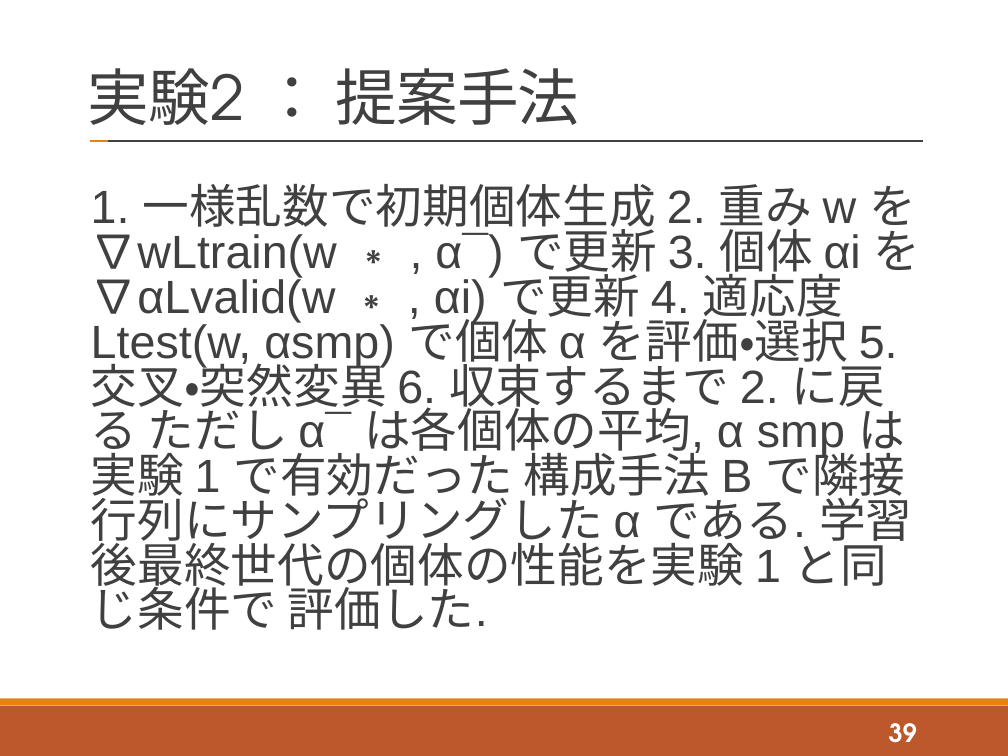
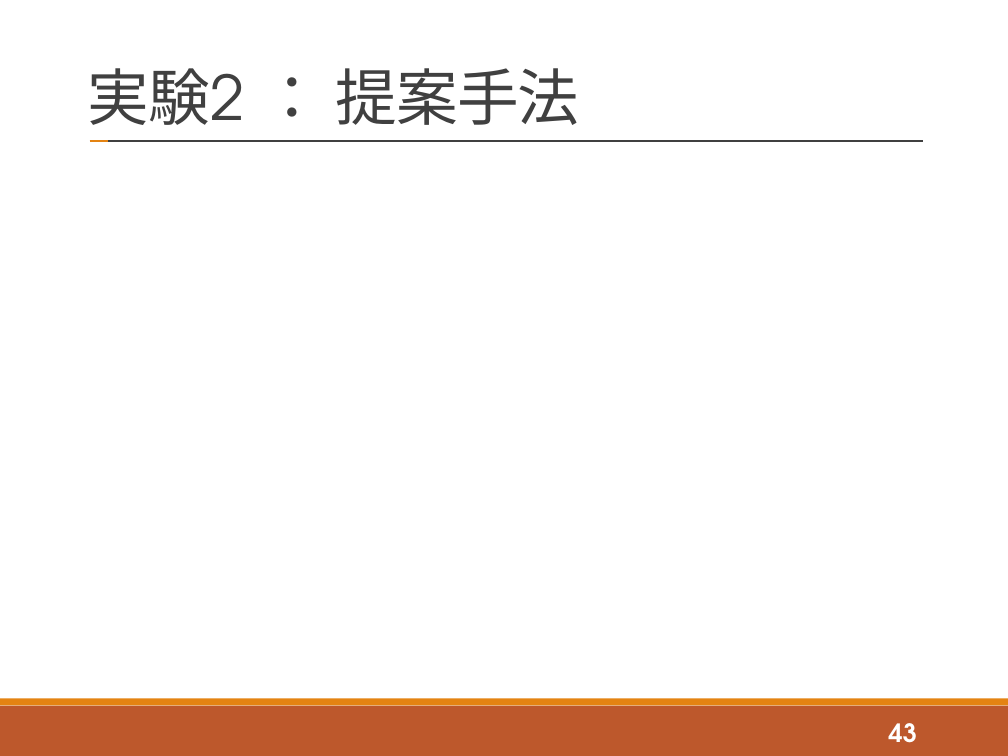
Before and after one commit to tatsuya-sugiyama/WeeklyReport, a slide deck: slide 43 of report/2020後期/2020_2nd_sugiyama.pptx (slide 39 before the commit). Drawn at 1008x756 pixels with LibreOffice and Linux fonts; fonts in the diff are those of the drawing; grey boxes stand for pictures. Boxes give left, top, right and bottom in pixels: in the first picture for what was removed or moved away, otherwise in the second. Text is boxed around its words. In the diff, an @@ line names an element or a change of style, - is before the commit and + after.

```diff
--- a/report/2020後期/2020_2nd_sugiyama.pptx
+++ b/report/2020後期/2020_2nd_sugiyama.pptx
@@ text removed at (91,183,921,630) @@
-1. 一様乱数で初期個体生成 2. 重み w を ∇wLtrain(w ∗ , α¯) で更新 3. 個体 αi を ∇αLvalid(w ∗ , αi) で更新 4. 適応度 Ltest(w, αsmp) で個体 α を評価・選択 5. 交叉・突然変異 6. 収束するまで 2. に戻る ただし α¯ は各個体の平均, α smp は実験 1 で有効だった 構成手法 B で隣接行列にサンプリングした α である. 学習後最終世代の個体の性能を実験 1 と同じ条件で 評価した.
@@ page number at (889,723,917,743): text changed @@
-39
+43
```
Also in this commit, not shown: 10 other slides changed, 7 slides added, 6 other files.
